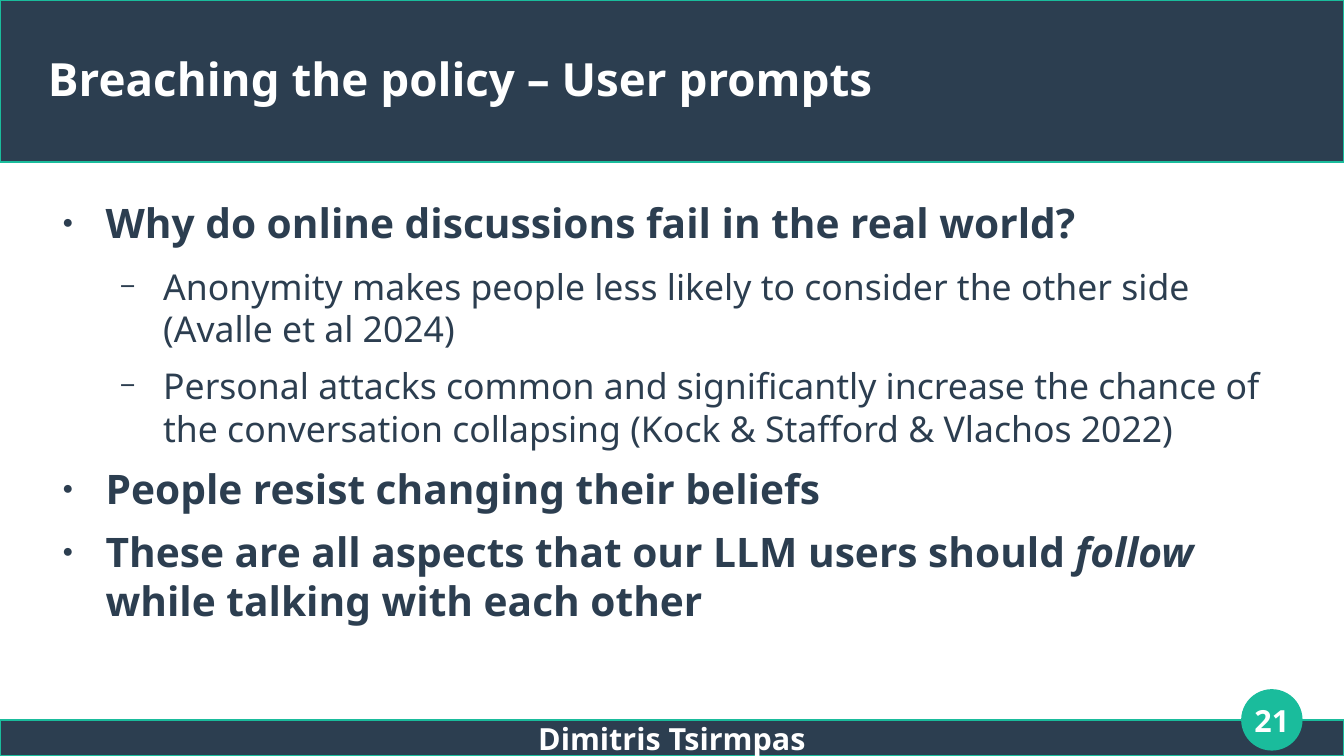
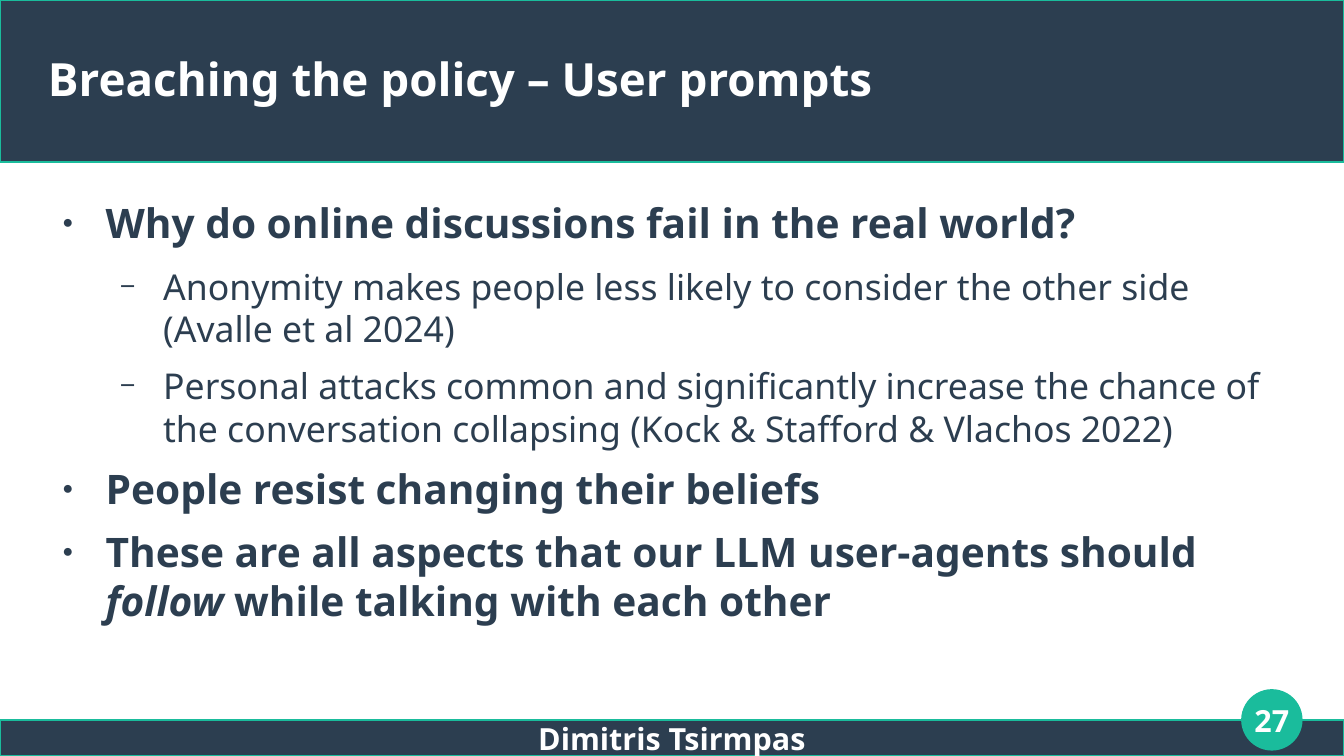
Before and after one commit to dimits-ts/llm_moderation_research, a slide deck: slide 27 of presentations/thesis.odp (slide 21 before the commit). Drawn at 1344x756 pixels with LibreOffice and Linux fonts; fonts in the diff are those of the drawing. Boxes give left, top, right and bottom in pixels: in the first picture for what was removed or moved away, otherwise in the second. Text is boxed around its words. In the diff, an @@ line names an element or a change of style, - is before the commit and + after.

```diff
--- a/presentations/thesis.odp
+++ b/presentations/thesis.odp
@@ text at bbox=[106, 536, 1197, 626]: text changed @@
-● These are all aspects that our LLM users should follow while talking with each other
+● These are all aspects that our LLM user-agents should follow while talking with each other
@@ page number at bbox=[1254, 710, 1289, 732]: text changed @@
-21
+27
```
Also in this commit, not shown: 13 other slides changed, 7 slides added, 1 slide removed.
